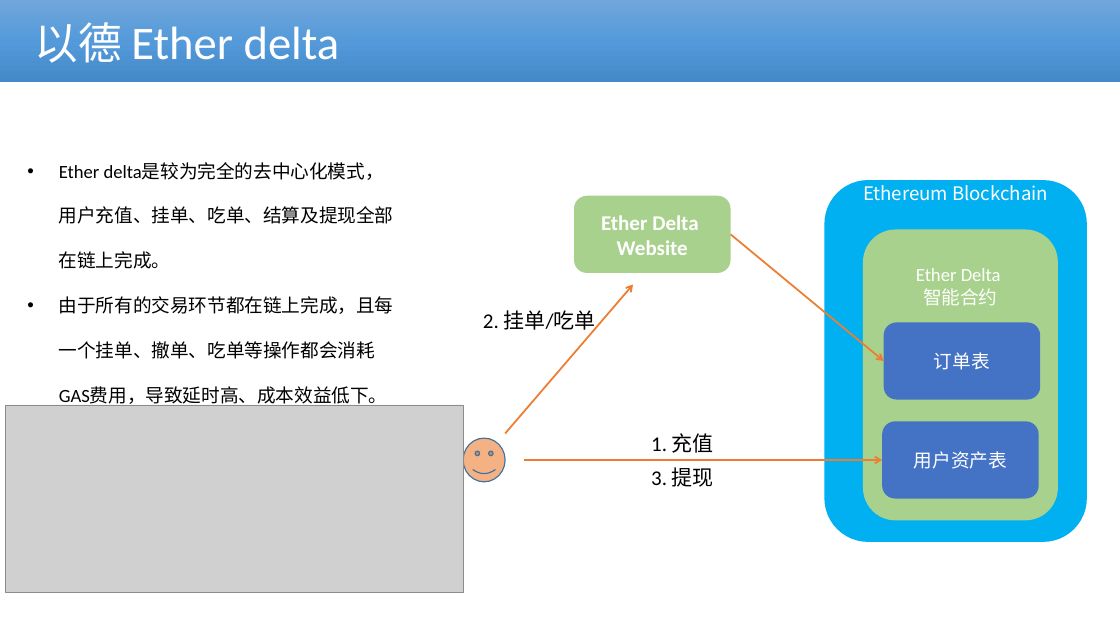
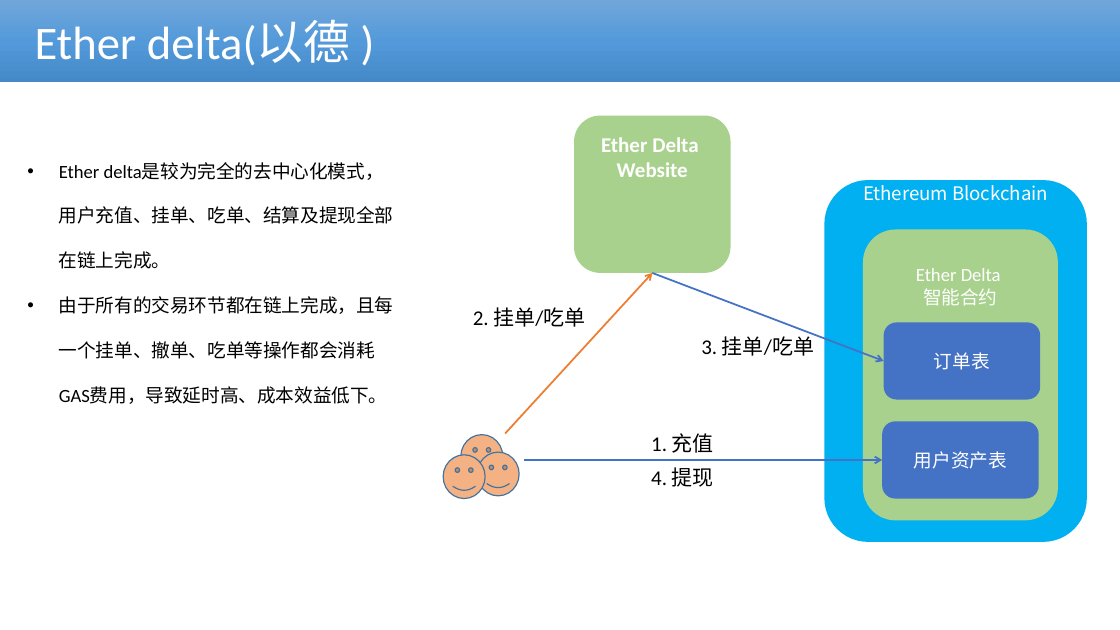
Before and after one commit to cmdpos/gaia, a slide deck: slide 14 of ppt/blockchain-dex.pptx (slide 12 before the commit). Drawn at 1120x630 pixels with LibreOffice and Linux fonts; fonts in the diff are those of the drawing; grey boxes stand for pictures; background and template pictures are left out. Boxes give left, top, right and bottom in pixels: in the first picture for what was removed or moved away, otherwise in the second. Text is boxed around its words. In the diff, an @@ line names an element or a change of style, - is before the commit and + after.

```diff
--- a/ppt/blockchain-dex.pptx
+++ b/ppt/blockchain-dex.pptx
@@ text in rectangle at [35, 20, 350, 65]: text changed @@
-以德 Ether delta
+Ether delta(以德 )
@@ rounded rectangle "Ether Delta": place and size @@
-rounded rectangle "Ether Delta" at [574, 196, 730, 273]
+rounded rectangle "Ether Delta" at [574, 116, 730, 273]
@@ arrow moved from (505, 434) - (634, 285) to (505, 434) - (653, 273) @@
@@ arrow moved from (731, 234) - (884, 361) to (653, 273) - (884, 361) @@
@@ arrow (653, 273) - (884, 361): stroke #ED7D31 1.5 pt to #4472C4 1.5 pt @@
@@ text "2. 挂单/吃单": place and size @@
-text "2. 挂单/吃单" at [483, 310, 596, 333]
+text "2. 挂单/吃单" at [473, 307, 585, 327]
@@ text added at [701, 333, 814, 356], 18 pt, text #000000 @@
+3. 挂单/吃单
@@ picture removed at [5, 405, 463, 592] @@
@@ smiley face: place and size @@
-smiley face at [463, 439, 505, 482]
+smiley face at [461, 434, 503, 478]
@@ smiley face added at [444, 455, 486, 498], fill #F4B183, outline #43739E 1 pt @@
@@ smiley face added at [477, 452, 519, 496], fill #F4B183, outline #43739E 1 pt @@
@@ arrow (524, 460) - (882, 460): stroke #ED7D31 1.5 pt to #4472C4 1.5 pt @@
@@ text at [651, 467, 714, 487]: text changed @@
-3. 提现
+4. 提现
```
Also in this commit, not shown: 8 other slides changed, 4 slides added, 1 other file.
